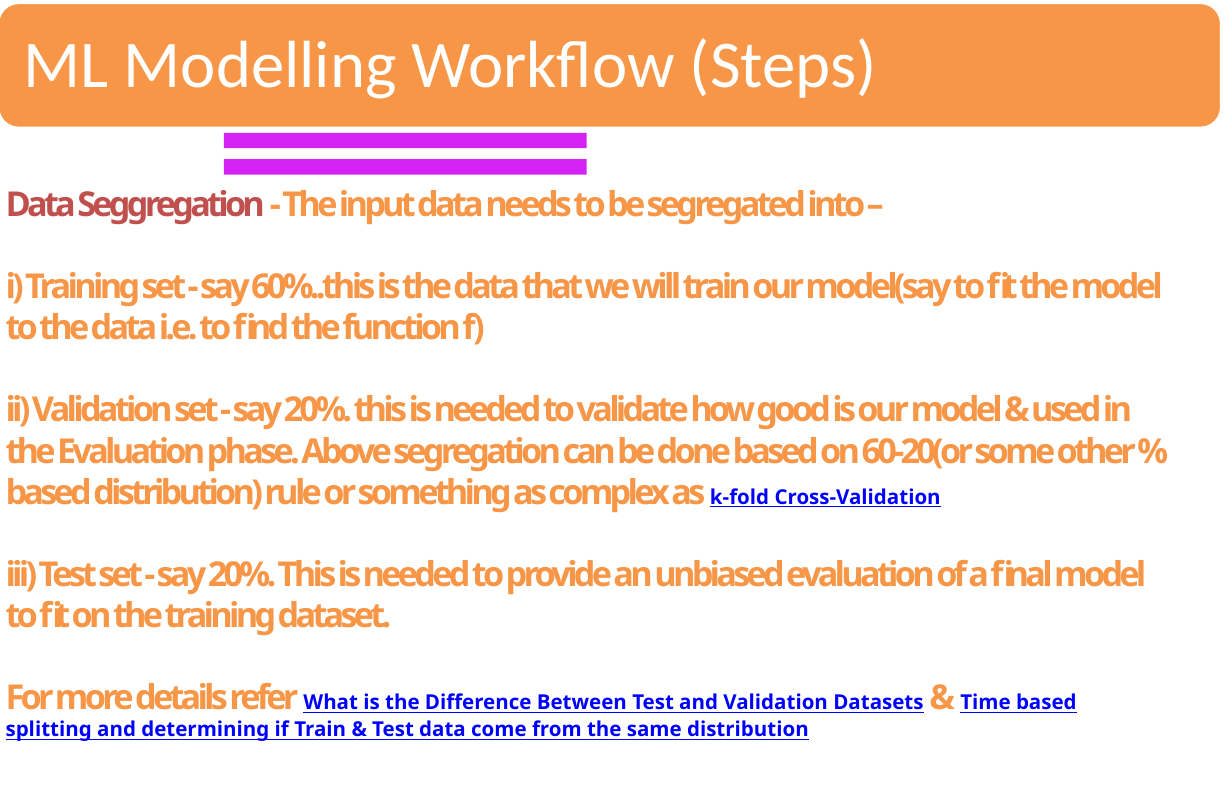
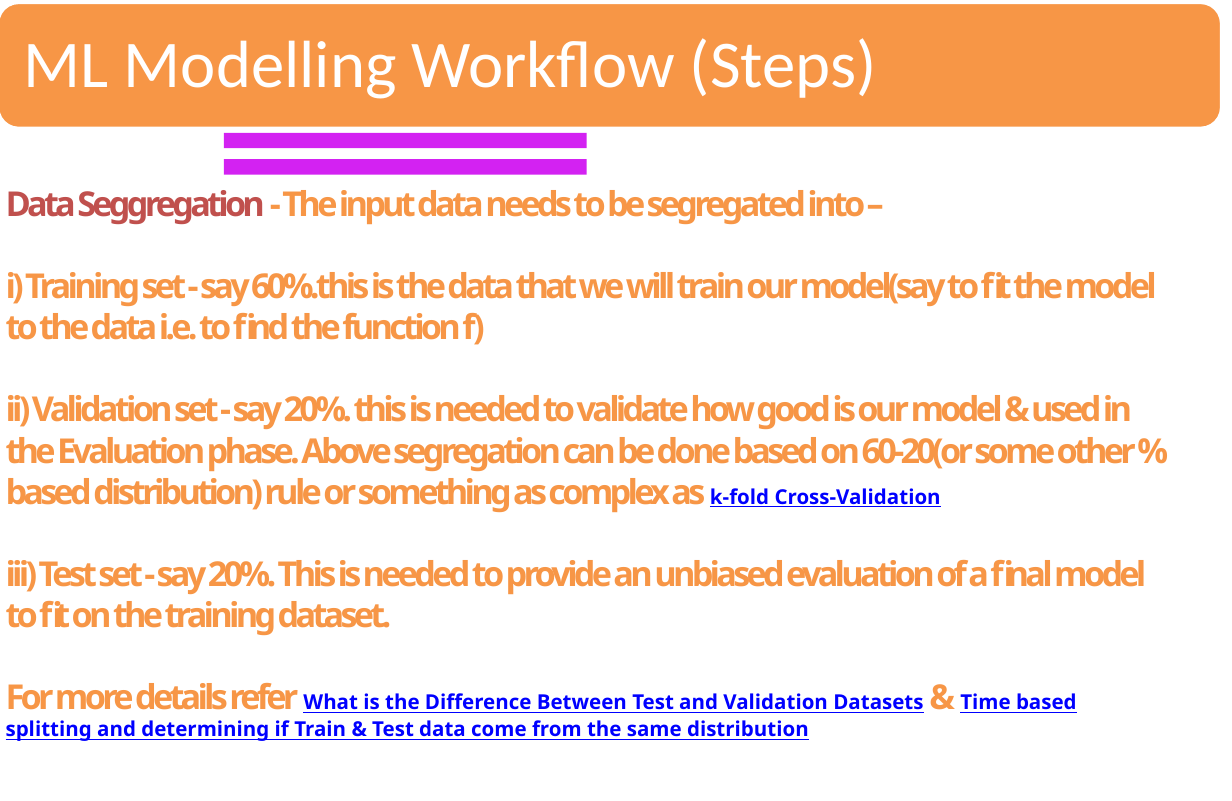
Before and after one commit to sandipray63in/Some_Self_Learning_Decks, a slide deck: slide 15 of AI, ML, DL & Related Topics(WIP).pptx. Drawn at 1232x801 pixels with LibreOffice and Linux fonts; fonts in the diff are those of the drawing. Boxes give left, top, right and bottom in pixels: in the first picture for what was removed or moved away, otherwise in the second. Text is boxed around its words. In the diff, an @@ line names an element or a change of style, - is before the commit and + after.

```diff
--- a/AI, ML, DL & Related Topics(WIP).pptx
+++ b/AI, ML, DL & Related Topics(WIP).pptx
@@ text at (6,272,1157,345): text changed @@
-i) Training set - say 60%..this is the data that we will train our model(say to fit the model to the data i.e. to find the function f)
+i) Training set - say 60%.this is the data that we will train our model(say to fit the model to the data i.e. to find the function f)
```
Also in this commit, not shown: 7 other slides changed.
